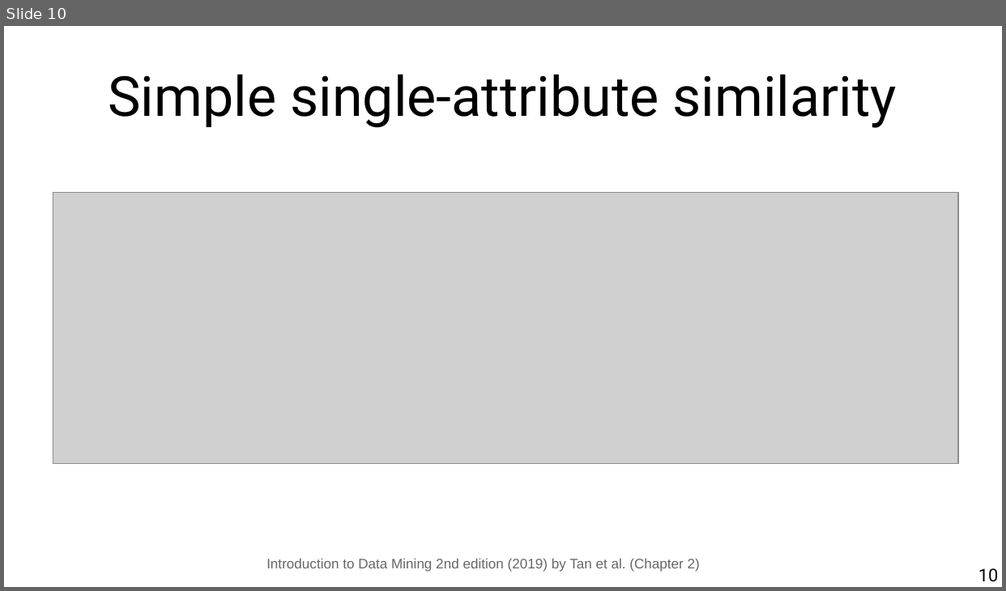
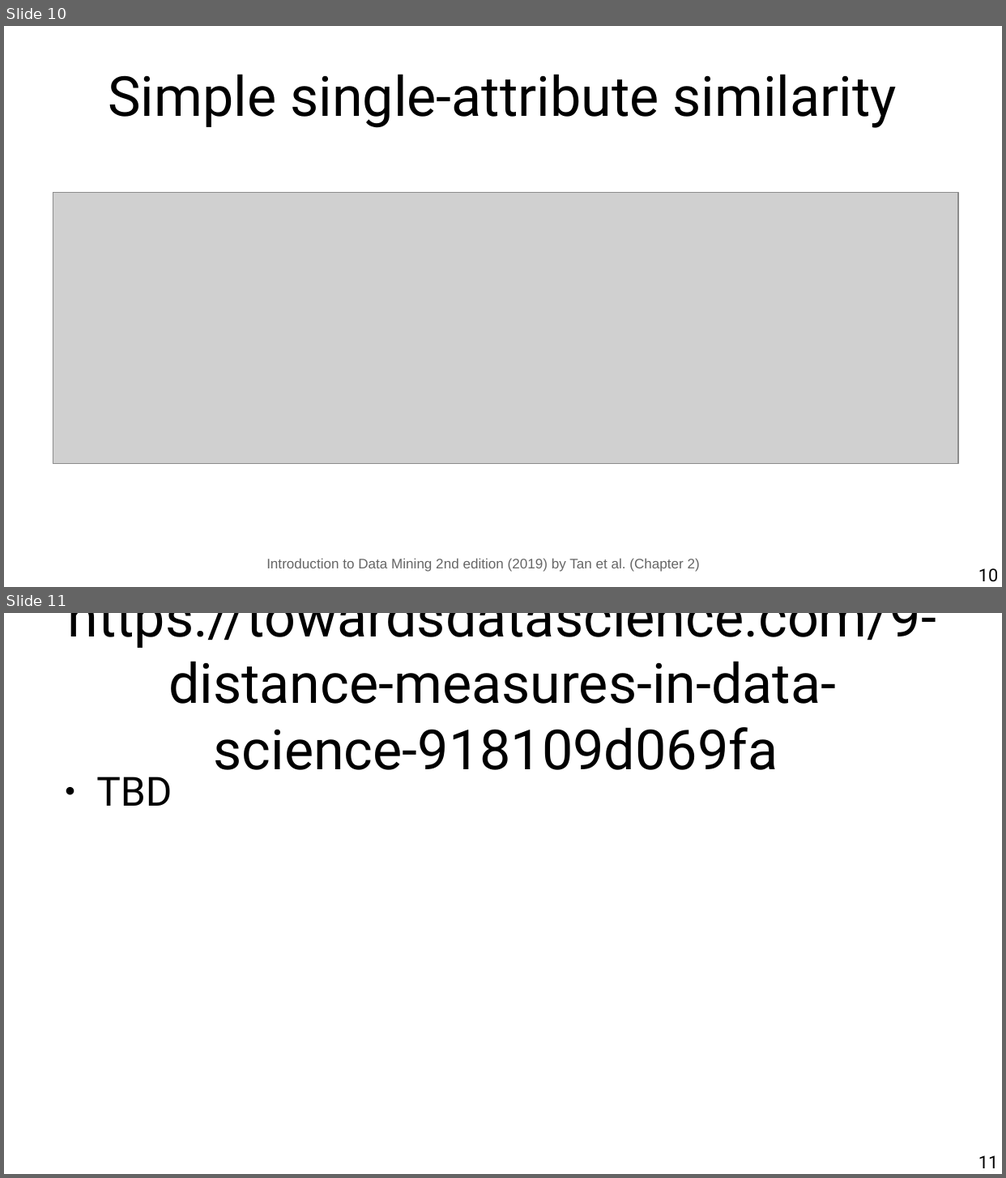
Before and after one commit to chatox/data-mining-course, a slide deck: theory/odp/tt06_sim_numerical.odp. Shown one above the other, each under a label of ours: slide 10 before the commit, slides 10 and 11 after it. The pictures are 1006x591 and 1006x1178 pixels, drawn with LibreOffice and Linux fonts; fonts in the diff are those of the drawing; grey boxes stand for pictures. Boxes give left, top, right and bottom in pixels: in the first picture for what was removed or moved away, otherwise in the second. Text is boxed around its words. In the diff, an @@ line names an element or a change of style, - is before the commit and + after.

Commit message:
slide tba

```diff
--- a/theory/odp/tt06_sim_numerical.odp
+++ b/theory/odp/tt06_sim_numerical.odp
@@ slide 11 added at (x1=4, y1=613, x2=1002, y2=1174), background #FFFFFF @@
@@ title added at (x1=68, y1=613, x2=936, y2=770), 44 pt, text #000000 @@
+https://towardsdatascience.com/9-distance-measures-in-data-science-918109d069fa
@@ text added at (x1=96, y1=777, x2=172, y2=806), 32 pt, text #000000 @@
+● TBD
@@ page number added at (x1=978, y1=1156, x2=998, y2=1169), 14 pt, text #000000 @@
+11
```
Also in this commit, not shown: 2 slides changed.
